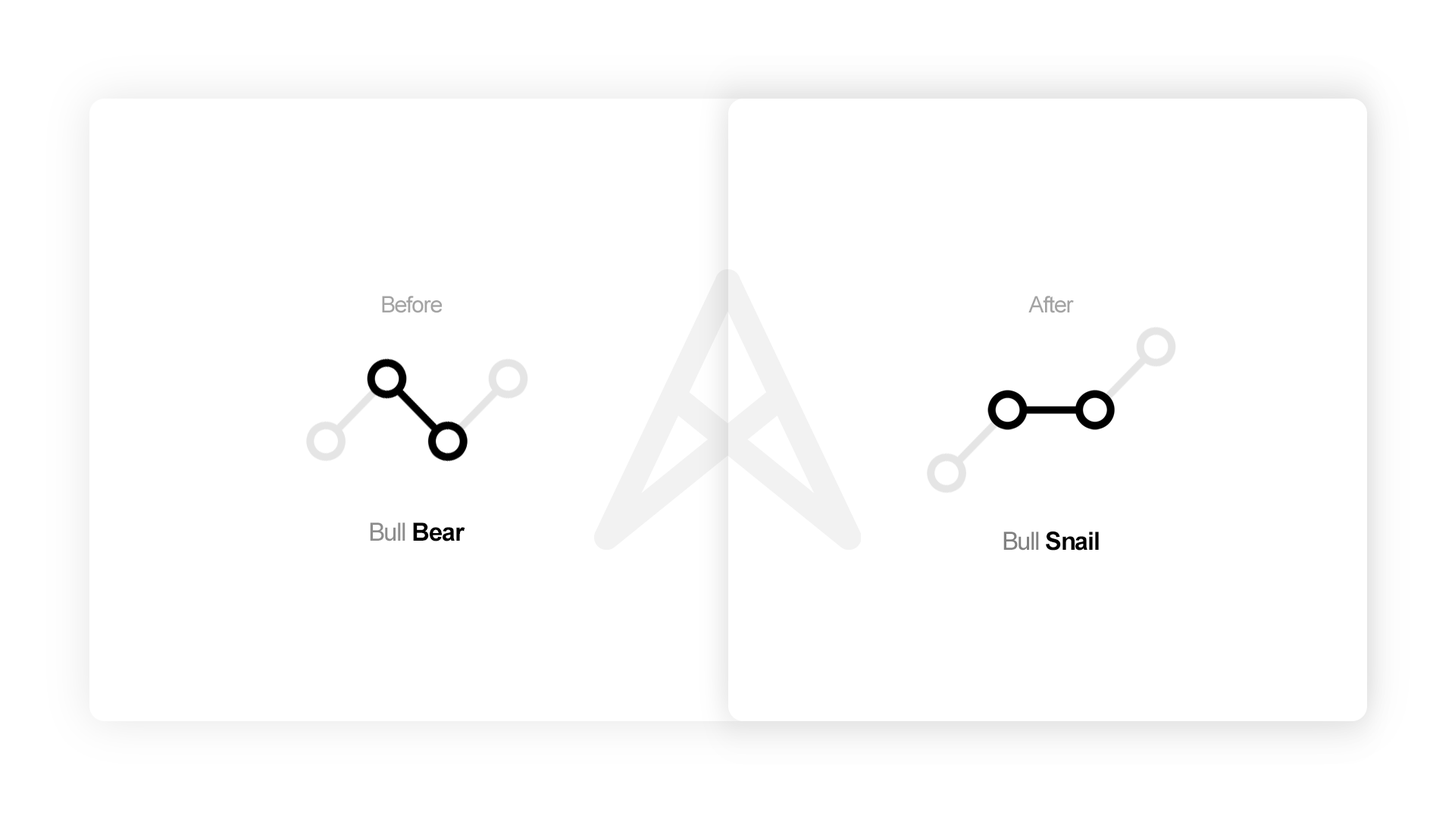
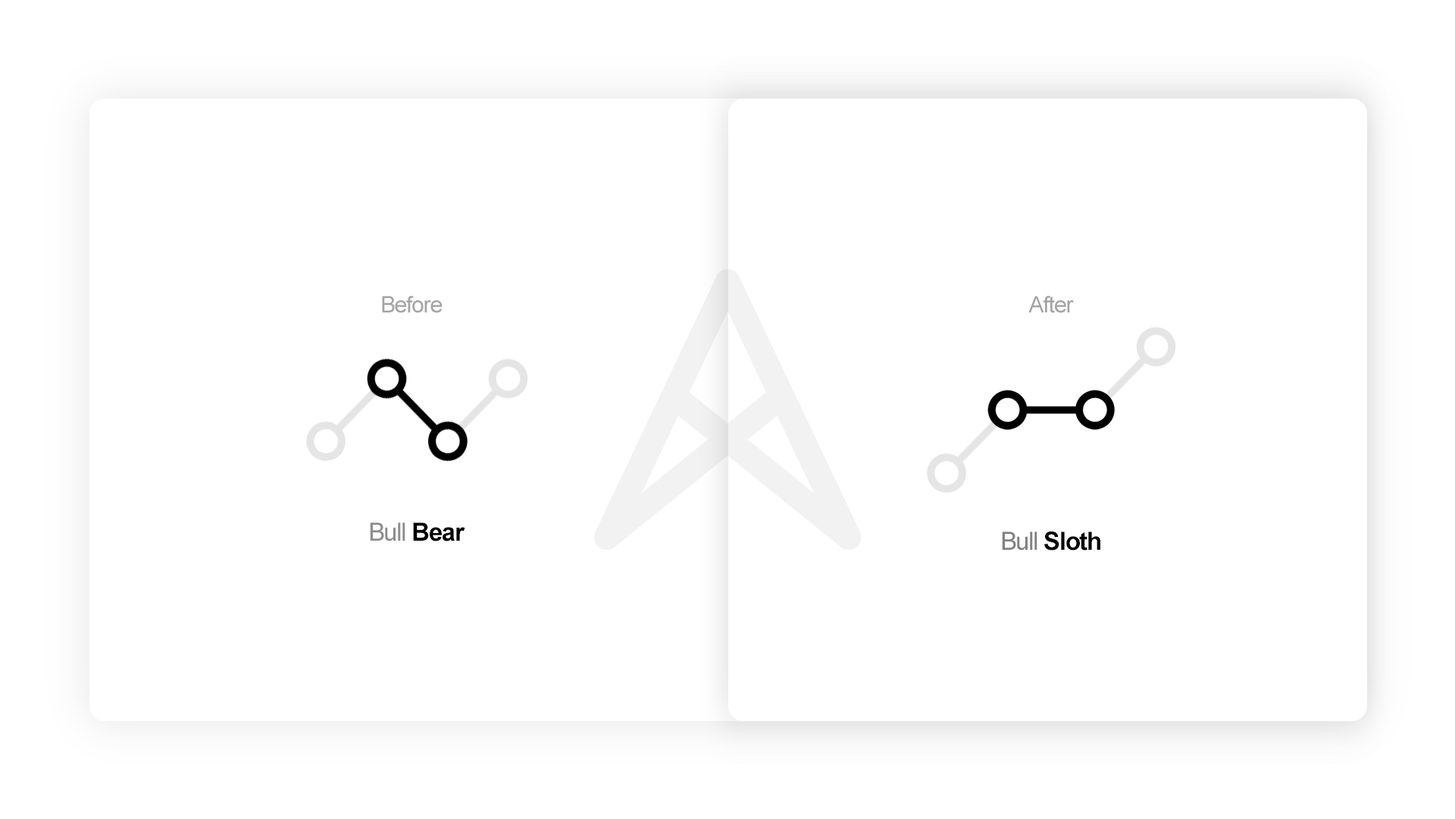
Two versions of the same layered image (1455×819). Layer-by-layer changes:
renamed "Bull Snail" to "Bull Sloth", painted on it over [1002, 530, 1101, 551]
